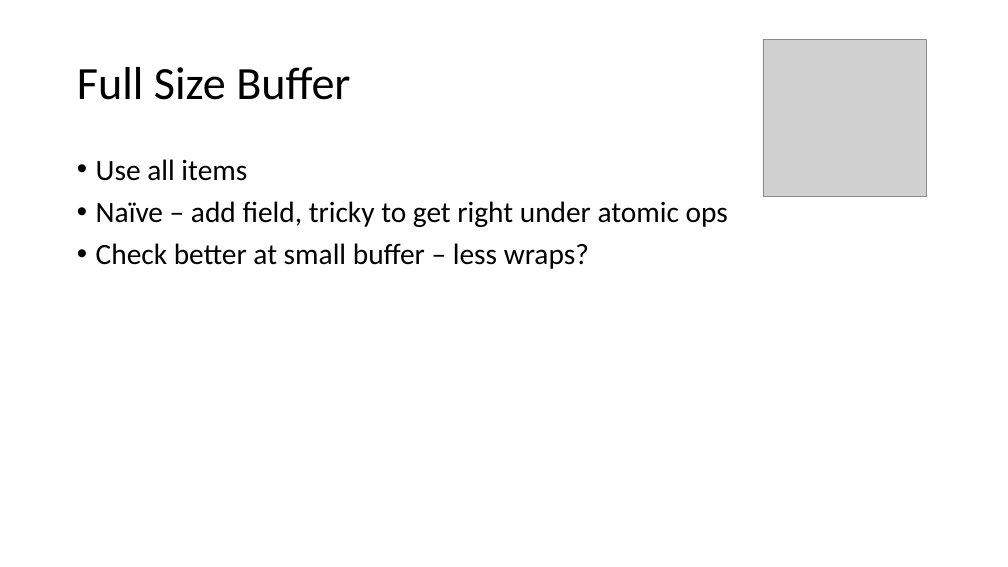
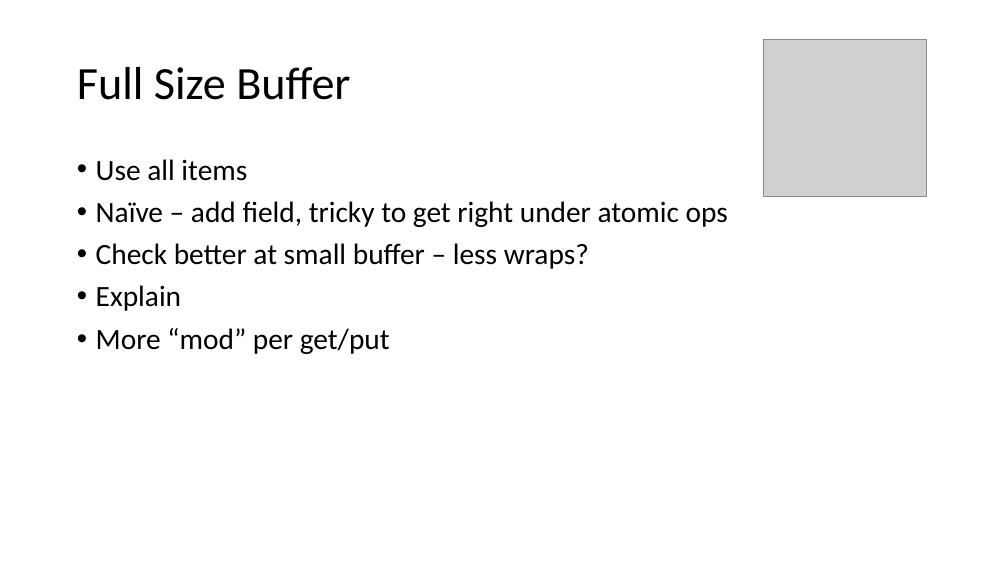
Before and after one commit to ChrisLomont/RingBuffer, a slide deck: slide 23 of Making a Ringbuffer.pptx (slide 20 before the commit). Drawn at 1008x567 pixels with LibreOffice and Linux fonts; fonts in the diff are those of the drawing; grey boxes stand for pictures. Boxes give left, top, right and bottom in pixels: in the first picture for what was removed or moved away, otherwise in the second. Text is boxed around its words. In the diff, an @@ line names an element or a change of style, - is before the commit and + after.

```diff
--- a/Making a Ringbuffer.pptx
+++ b/Making a Ringbuffer.pptx
@@ text at (96,285,390,354): paragraphs added @@
+• Explain
+• More “mod” per get/put
```
Also in this commit, not shown: 8 other slides changed, 8 slides added, 3 slides removed, 4 other files.
